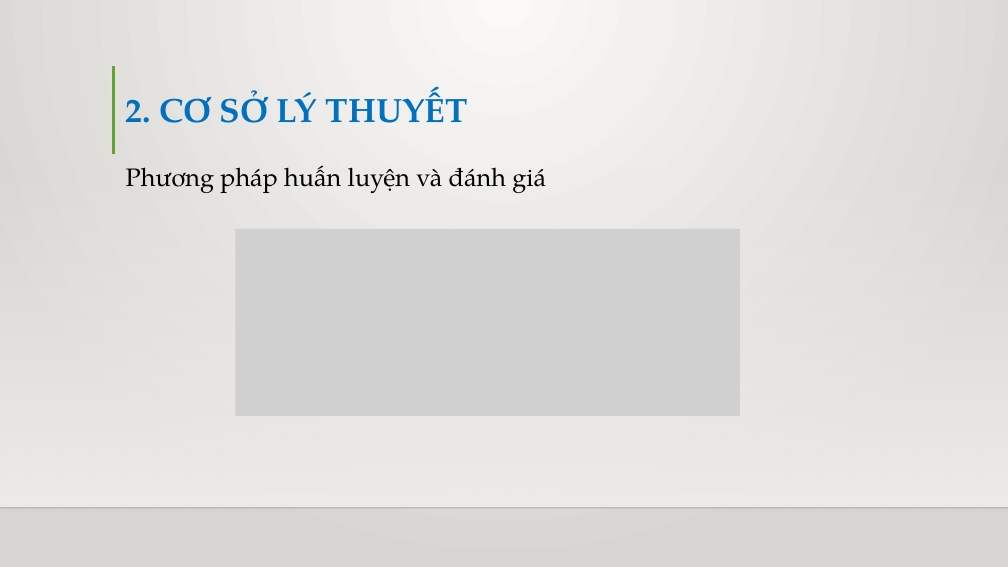
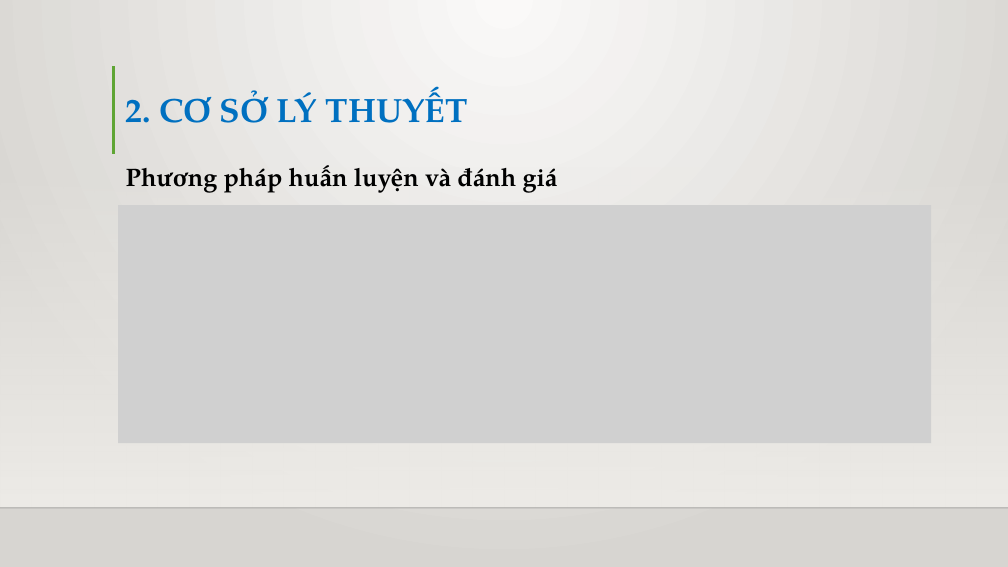
Before and after one commit to truyenda20ttb/cn-da20ttb-lethanhtruyen-lstm-python, a slide deck: slide 24 of thesis/abs/BÁO CÁO ĐỒ ÁN CHUYÊN NGÀNH.pptx. Drawn at 1008x567 pixels with LibreOffice and Linux fonts; fonts in the diff are those of the drawing; grey boxes stand for pictures; background and template pictures are left out. Boxes give left, top, right and bottom in pixels: in the first picture for what was removed or moved away, otherwise in the second. Text is boxed around its words. In the diff, an @@ line names an element or a change of style, - is before the commit and + after.

```diff
--- a/thesis/abs/BÁO CÁO ĐỒ ÁN CHUYÊN NGÀNH.pptx
+++ b/thesis/abs/BÁO CÁO ĐỒ ÁN CHUYÊN NGÀNH.pptx
@@ text "Phương pháp huấn luyện và ..." at <box>126,165,558,193</box>: bold on @@
@@ picture: place and size @@
-picture at <box>235,229,740,416</box>
+picture at <box>118,205,931,443</box>
```
Also in this commit, not shown: 16 other slides changed, 2 slides added, 2 slides removed.
